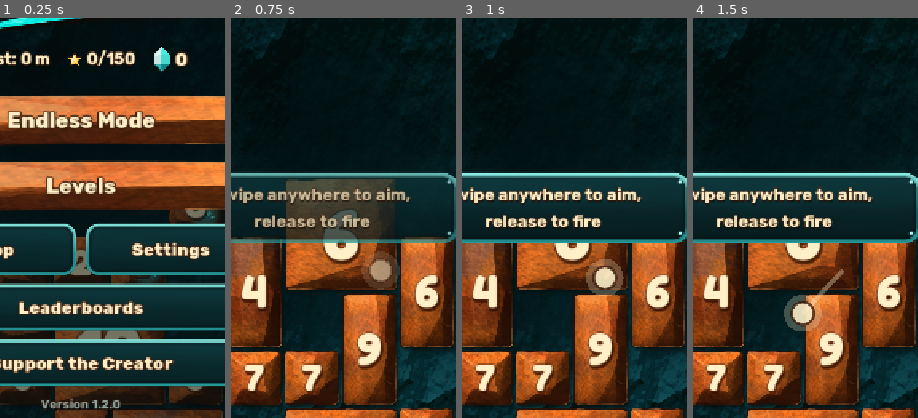
Above: before the commit, frames 1-4 (left to right).
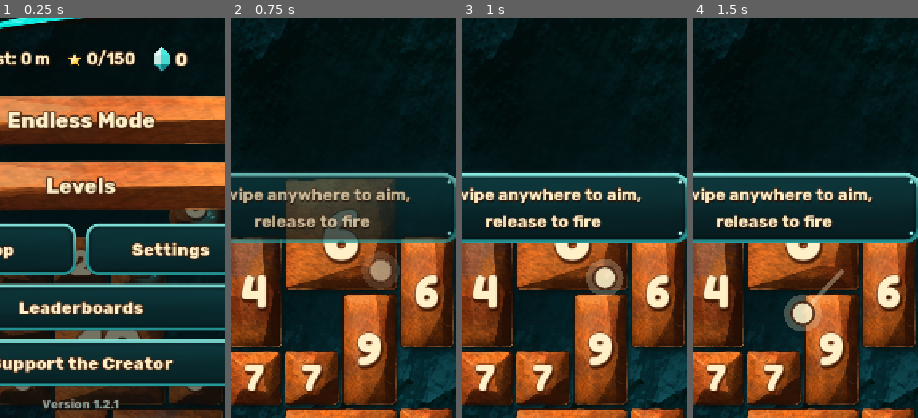
Above: after the commit, the same moments.

Repository: vladislavdrucok-tech/deepbounce
Game: Godot game, scene res://main.tscn
The game is run twice, just before and just after one commit, with the same random seed, the same clock (stepped at 60 frames per second) and the same inputs.
Inputs:
- Up to frame 1 (0.25 s): no input
- Up to frame 2 (0.75 s): click "Endless Mode" at 0.5 s
- Up to frame 3 (1 s): no input
- Up to frame 4 (1.5 s): click "Upgrade 0/4" at 1.25 s
The pictures show only the part of the screen within x 32-82%, y 36-86%; the shares and areas given below are measured in that part.

The runs differ from the first frame. In frame 1, 0.5% of the frame differs, in the area x 18-54%, y 95-98%; in frame 2, nothing differs; in frame 3, nothing differs; in frame 4, nothing differs.

Commit message:
Deep Bounce 1.2.1: Privacy Policy finalised and linked in the game; Data safety answers
- site/index.html: developer and effective date filled in, sections renumbered, Play Games described as optional
- GitHub Pages workflow publishes site/ (refuses to publish while placeholders remain)
- Settings → Privacy Policy opens the published page (12 languages), separate from ad consent options
- docs/DATA_SAFETY_FINAL.md: field-by-field Play Console answers
- Version 1.2.1 (code 8)

Co-Authored-By: Claude Opus 5.5 <noreply@anthropic.com>
Claude-Session: https://claude.ai/code/session_01PfjXwy9ehe6Sy6KtKvuXPg

Diff:
--- a/config/monetization.cfg
+++ b/config/monetization.cfg
@@ -50,3 +50,8 @@
 min_finished_runs=6
 min_days_between=30
 max_prompts=3
+
+[legal]
+; Public HTTPS address of the English Privacy Policy (published from site/ by .github/workflows/pages.yml).
+; Opened by Settings → Privacy Policy. Must match the URL entered in Play Console.
+privacy_policy_url="https://vladislavdrucok-tech.github.io/deepbounce/"
--- a/i18n/de.json
+++ b/i18n/de.json
@@ -249,5 +249,7 @@
 "store_noads_d": "Keine Werbung zwischen Läufen und Levels. „Weiter“ an der roten Linie und „Kristalle verdoppeln“ ohne Video.",
 "leaderboards": "Bestenliste",
 "lb_unavailable": "Die Bestenlisten sind gerade nicht verfügbar. Melde dich bei Google Play Spiele an und prüfe die Verbindung.",
-"rate_game": "Spiel bewerten"
+"rate_game": "Spiel bewerten",
+"privacy_policy": "Datenschutzerklärung",
+"privacy_open_failed": "Der Browser konnte nicht geöffnet werden. Datenschutzerklärung: vladislavdrucok-tech.github.io/deepbounce"
 }
--- a/i18n/en.json
+++ b/i18n/en.json
@@ -249,5 +249,7 @@
 "store_noads_d": "No ads between runs and levels. Continue at the red line and Double Crystals without a video.",
 "leaderboards": "Leaderboards",
 "lb_unavailable": "Leaderboards are not available right now. Sign in to Google Play Games and check your connection.",
-"rate_game": "Rate the Game"
+"rate_game": "Rate the Game",
+"privacy_policy": "Privacy Policy",
+"privacy_open_failed": "Could not open the browser. The Privacy Policy is at vladislavdrucok-tech.github.io/deepbounce"
 }
--- a/i18n/es.json
+++ b/i18n/es.json
@@ -249,5 +249,7 @@
 "store_noads_d": "Sin anuncios entre partidas y niveles. «Continuar» en la línea roja y «Duplicar cristales» sin vídeo.",
 "leaderboards": "Clasificación",
 "lb_unavailable": "La clasificación no está disponible ahora. Inicia sesión en Google Play Juegos y comprueba la conexión.",
-"rate_game": "Valorar el juego"
+"rate_game": "Valorar el juego",
+"privacy_policy": "Política de privacidad",
+"privacy_open_failed": "No se pudo abrir el navegador. Política de privacidad: vladislavdrucok-tech.github.io/deepbounce"
 }
--- a/i18n/fr.json
+++ b/i18n/fr.json
@@ -249,5 +249,7 @@
 "store_noads_d": "Aucune pub entre les parties et les niveaux. « Continuer » à la ligne rouge et « Doubler les cristaux » sans vidéo.",
 "leaderboards": "Classement",
 "lb_unavailable": "Le classement est indisponible pour le moment. Connecte-toi à Google Play Jeux et vérifie ta connexion.",
-"rate_game": "Noter le jeu"
+"rate_game": "Noter le jeu",
+"privacy_policy": "Politique de confidentialité",
+"privacy_open_failed": "Impossible d'ouvrir le navigateur. Politique de confidentialité : vladislavdrucok-tech.github.io/deepbounce"
 }
--- a/i18n/it.json
+++ b/i18n/it.json
@@ -249,5 +249,7 @@
 "store_noads_d": "Niente pubblicità tra partite e livelli. «Continua» alla linea rossa e «Raddoppia i cristalli» senza video.",
 "leaderboards": "Classifica",
 "lb_unavailable": "La classifica non è disponibile ora. Accedi a Google Play Giochi e controlla la connessione.",
-"rate_game": "Valuta il gioco"
+"rate_game": "Valuta il gioco",
+"privacy_policy": "Informativa sulla privacy",
+"privacy_open_failed": "Impossibile aprire il browser. Informativa sulla privacy: vladislavdrucok-tech.github.io/deepbounce"
 }
--- a/i18n/ja.json
+++ b/i18n/ja.json
@@ -240,5 +240,7 @@
 "store_noads_d": "ランやレベルの合間に広告なし。赤い線での「つづける」と「クリスタル 2 倍」が動画なしで使えます。",
 "leaderboards": "ランキング",
 "lb_unavailable": "ランキングは現在利用できません。Google Play ゲームにログインし、接続を確認してください。",
-"rate_game": "ゲームを評価"
+"rate_game": "ゲームを評価",
+"privacy_policy": "プライバシーポリシー",
+"privacy_open_failed": "ブラウザを開けませんでした。プライバシーポリシー：vladislavdrucok-tech.github.io/deepbounce"
 }
--- a/i18n/ko.json
+++ b/i18n/ko.json
@@ -240,5 +240,7 @@
 "store_noads_d": "게임과 레벨 사이에 광고가 없습니다. 빨간 선의 \"계속하기\"와 \"크리스털 2배\"를 영상 없이 사용합니다.",
 "leaderboards": "순위표",
 "lb_unavailable": "지금은 순위표를 볼 수 없습니다. Google Play 게임에 로그인하고 연결을 확인하세요.",
-"rate_game": "게임 평가하기"
+"rate_game": "게임 평가하기",
+"privacy_policy": "개인정보처리방침",
+"privacy_open_failed": "브라우저를 열 수 없습니다. 개인정보처리방침: vladislavdrucok-tech.github.io/deepbounce"
 }
--- a/i18n/pl.json
+++ b/i18n/pl.json
@@ -267,5 +267,7 @@
 "store_noads_d": "Bez reklam między zejściami i poziomami. „Kontynuuj” przy czerwonej linii i „Podwój kryształy” bez filmu.",
 "leaderboards": "Ranking",
 "lb_unavailable": "Ranking jest teraz niedostępny. Zaloguj się w Grach Google Play i sprawdź połączenie.",
-"rate_game": "Oceń grę"
+"rate_game": "Oceń grę",
+"privacy_policy": "Polityka prywatności",
+"privacy_open_failed": "Nie udało się otworzyć przeglądarki. Polityka prywatności: vladislavdrucok-tech.github.io/deepbounce"
 }
--- a/i18n/pt_BR.json
+++ b/i18n/pt_BR.json
@@ -249,5 +249,7 @@
 "store_noads_d": "Sem anúncios entre partidas e fases. \"Continuar\" na linha vermelha e \"Dobrar cristais\" sem vídeo.",
 "leaderboards": "Ranking",
 "lb_unavailable": "O ranking não está disponível agora. Entre no Google Play Games e verifique a conexão.",
-"rate_game": "Avaliar o jogo"
+"rate_game": "Avaliar o jogo",
+"privacy_policy": "Política de privacidade",
+"privacy_open_failed": "Não foi possível abrir o navegador. Política de privacidade: vladislavdrucok-tech.github.io/deepbounce"
 }
--- a/i18n/tr.json
+++ b/i18n/tr.json
@@ -249,5 +249,7 @@
 "store_noads_d": "Oyunlar ve bölümler arasında reklam yok. Kırmızı çizgide \"Devam et\" ve \"Kristalleri ikiye katla\" videosuz.",
 "leaderboards": "Sıralama",
 "lb_unavailable": "Sıralama şu anda kullanılamıyor. Google Play Oyunlar'da oturum aç ve bağlantını kontrol et.",
-"rate_game": "Oyunu değerlendir"
+"rate_game": "Oyunu değerlendir",
+"privacy_policy": "Gizlilik Politikası",
+"privacy_open_failed": "Tarayıcı açılamadı. Gizlilik Politikası: vladislavdrucok-tech.github.io/deepbounce"
 }
--- a/i18n/uk.json
+++ b/i18n/uk.json
@@ -267,5 +267,7 @@
 "store_noads_d": "Жодної реклами між забігами й рівнями. «Продовжити» біля червоної лінії та «Подвоїти кристали» без відео.",
 "leaderboards": "Рейтинг",
 "lb_unavailable": "Рейтинг зараз недоступний. Увійди в Google Play Ігри та перевір з'єднання.",
-"rate_game": "Оцінити гру"
+"rate_game": "Оцінити гру",
+"privacy_policy": "Політика конфіденційності",
+"privacy_open_failed": "Не вдалося відкрити браузер. Політика конфіденційності: vladislavdrucok-tech.github.io/deepbounce"
 }
--- a/i18n/zh_CN.json
+++ b/i18n/zh_CN.json
@@ -240,5 +240,7 @@
 "store_noads_d": "局与关卡之间不再有广告。红线处的“继续”和“双倍水晶”无需看视频。",
 "leaderboards": "排行榜",
 "lb_unavailable": "排行榜暂时不可用。请登录 Google Play 游戏并检查网络连接。",
-"rate_game": "给游戏评分"
+"rate_game": "给游戏评分",
+"privacy_policy": "隐私政策",
+"privacy_open_failed": "无法打开浏览器。隐私政策：vladislavdrucok-tech.github.io/deepbounce"
 }
--- a/project.godot
+++ b/project.godot
@@ -7,7 +7,7 @@
 
 config/name="Deep Bounce"
 config/description="Swipe, bounce, dig deeper."
-config/version="1.2.0"
+config/version="1.2.1"
 run/main_scene="res://main.tscn"
 config/features=PackedStringArray("4.5", "GL Compatibility")
 config/icon="res://icon.png"
--- a/scripts/game_state.gd
+++ b/scripts/game_state.gd
@@ -13,7 +13,7 @@
 const I18N := preload("res://scripts/i18n.gd")
 const CATALOG := preload("res://scripts/catalog.gd")
 const SAVE_PATH := "user://deep_bounce.save"
-const VERSION := "1.2.0"
+const VERSION := "1.2.1"
 const SAVE_VERSION := 4
 const FIRST_CLEAR := [20, 25, 30, 35, 40]     # first-clear bonus per chapter (levels 1-10, 11-20, …)
 
--- a/scripts/screens.gd
+++ b/scripts/screens.gd
@@ -297,12 +297,24 @@
 			toast(G.t("tutorial_reset")), true, Vector2(560, 80)))
 		v.add_child(_btn(G.t("restore"), func(): _restore(), true, Vector2(560, 80)))
 		v.add_child(_btn(G.t("rate_game"), func(): Play.open_store_page(), true, Vector2(560, 80)))
+		v.add_child(_btn(G.t("privacy_policy"), func(): open_privacy_policy(), true, Vector2(560, 80)))
 		if Ads.privacy_required and not G.is_ad_free():
 			v.add_child(_btn(G.t("privacy_options"), func(): Ads.show_privacy_options(), true, Vector2(560, 80)))
 		v.add_child(_btn(G.t("back"), func(): back(), false, Vector2(320, 88)))
 		var ver := UK.label(G.t("version", {"v": G.VERSION}), 20, Color(0.75, 0.9, 0.88, 0.7), 4, "Rubik-Bold")
 		ver.horizontal_alignment = HORIZONTAL_ALIGNMENT_CENTER
 		v.add_child(ver))
+
+func privacy_policy_url() -> String:
+	var cfg := ConfigFile.new()
+	cfg.load("res://config/monetization.cfg")
+	return String(cfg.get_value("legal", "privacy_policy_url", ""))
+
+func open_privacy_policy() -> void:
+	## The published English Privacy Policy in the browser (separate from the ad consent settings).
+	var url := privacy_policy_url()
+	if url == "" or OS.shell_open(url) != OK:
+		toast(G.t("privacy_open_failed"))
 
 func _toggle_row(key: String, setter: Callable) -> Control:
 	var h := HBoxContainer.new()
--- a/tests/play_test.gd
+++ b/tests/play_test.gd
@@ -71,5 +71,13 @@
 	ok(not Play.maybe_ask_review(rec) and fake.reviews == 3, "never more than three times in total", "asked %d" % fake.reviews)
 	Play.open_store_page()
 	ok(fake.store_pages == 1, "'Rate the Game' in settings opens the store page")
+	# Privacy Policy entry in settings points at the published HTTPS page
+	var cfg := ConfigFile.new()
+	cfg.load("res://config/monetization.cfg")
+	var url := String(cfg.get_value("legal", "privacy_policy_url", ""))
+	ok(url == "https://vladislavdrucok-tech.github.io/deepbounce/", "Settings → Privacy Policy opens the published page", url)
+	var html := FileAccess.get_file_as_string("res://site/index.html")
+	ok(html.contains("<html lang=\"en\">") and not html.contains("lang=\"uk\"") and html.contains("Deep Bounce") and html.contains("November 13, 2026"),
+		"policy source is English only, with developer and date filled in")
 	print("PLAY " + ("PASS" if fails == 0 else "FAIL (%d)" % fails))
 	get_tree().quit(1 if fails > 0 else 0)
Binary file changed: assets/fonts/NotoSansJP-Bold.ttf
Binary file changed: assets/fonts/NotoSansKR-Bold.ttf
Binary file changed: assets/fonts/NotoSansSC-Bold.ttf
Not shown, changed: export_presets.cfg
Not shown, added: docs/DATA_SAFETY_FINAL.md
Not shown, changed: docs/PLAY_COMPLIANCE.md
